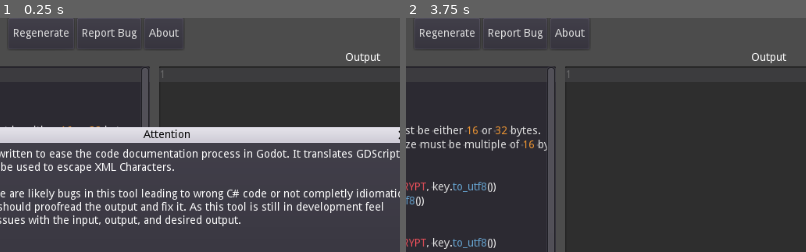
Above: before the commit, frames 1-2 (left to right).
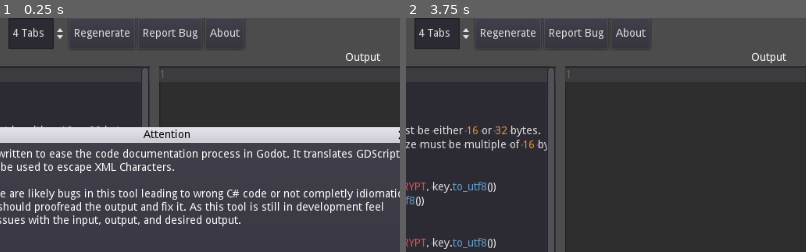
Above: after the commit, the same moments.

Repository: HaSa1002/codetranslator
Game: Godot game, scene res://Translator.tscn
Two runs of this game, one before a commit and one after it. Both use one fixed random seed, a clock stepped at 60 frames per second and the inputs below.
Inputs:
- Up to frame 1 (0.25 s): no input
- Up to frame 2 (3.75 s): click "Escape XML" at 0.5 s; click "Output C#" at 1.25 s; click "Regenerate" at 2 s; click "Report Bug" at 2.75 s; click "OK" at 3.5 s
The pictures show only the part of the screen within x 29-79%, y 0-50%; the shares and areas given below are measured in that part.

The runs differ from the first frame. In frame 1, 1.3% of the frame differs, in the area x 2-60%, y 0-14%; in frame 2, 1.3%.

Commit message:
Add output indention

Diff:
--- a/Translator.gd
+++ b/Translator.gd
@@ -169,6 +169,12 @@
 				[source, generate_csharp(source)]
 	if $Controls/EscapeXML.pressed:
 		output = escape_xml(source)
+	var tabs := int($Controls/Indention.value)
+	if tabs > 0:
+		var tabbed_output := ""
+		for line in output.split('\n'):
+			tabbed_output += "\t".repeat(tabs) + line + "\n"
+		output = tabbed_output
 	$HSplitContainer/VSplitContainer/Output/Output.text = output
 	pass
 
@@ -1494,3 +1500,7 @@
 func _on_About_pressed():
 	get_node(about_popup).popup_centered()
 	pass # Replace with function body.
+
+
+func _on_Indention_value_changed(value):
+	generate_output()
--- a/Translator.tscn
+++ b/Translator.tscn
@@ -63,6 +63,14 @@
 group = ExtResource( 2 )
 text = "Output C#"
 
+[node name="Indention" type="SpinBox" parent="Editor/Controls"]
+margin_left = 309.0
+margin_right = 383.0
+margin_bottom = 40.0
+max_value = 10.0
+value = 4.0
+suffix = "Tabs"
+
 [node name="BeDumb" type="CheckButton" parent="Editor/Controls"]
 visible = false
 margin_left = 309.0
@@ -72,26 +80,26 @@
 text = "Be Dumb"
 
 [node name="Regenerate" type="Button" parent="Editor/Controls"]
-margin_left = 309.0
-margin_right = 393.0
+margin_left = 387.0
+margin_right = 471.0
 margin_bottom = 40.0
 text = "Regenerate"
 
 [node name="ReportBug" type="Button" parent="Editor/Controls"]
-margin_left = 397.0
-margin_right = 479.0
+margin_left = 475.0
+margin_right = 557.0
 margin_bottom = 40.0
 text = "Report Bug"
 
 [node name="Paste" type="Button" parent="Editor/Controls"]
-margin_left = 483.0
-margin_right = 621.0
+margin_left = 561.0
+margin_right = 699.0
 margin_bottom = 40.0
 text = "Paste doesn't work?"
 
 [node name="About" type="Button" parent="Editor/Controls"]
-margin_left = 625.0
-margin_right = 675.0
+margin_left = 703.0
+margin_right = 753.0
 margin_bottom = 40.0
 text = "About"
 
@@ -309,6 +317,7 @@
 [connection signal="toggled" from="Editor/Controls/GDScript" to="Editor" method="_on_GDScript_toggled"]
 [connection signal="toggled" from="Editor/Controls/Typeless" to="Editor" method="_on_Typeless_toggled"]
 [connection signal="toggled" from="Editor/Controls/CSharp" to="Editor" method="_on_CSharp_toggled"]
+[connection signal="value_changed" from="Editor/Controls/Indention" to="Editor" method="_on_Indention_value_changed"]
 [connection signal="toggled" from="Editor/Controls/BeDumb" to="Editor" method="_on_BeDumb_toggled"]
 [connection signal="pressed" from="Editor/Controls/Regenerate" to="Editor" method="_on_Regenerate_pressed"]
 [connection signal="pressed" from="Editor/Controls/ReportBug" to="Editor" method="_on_ReportBug_pressed"]
